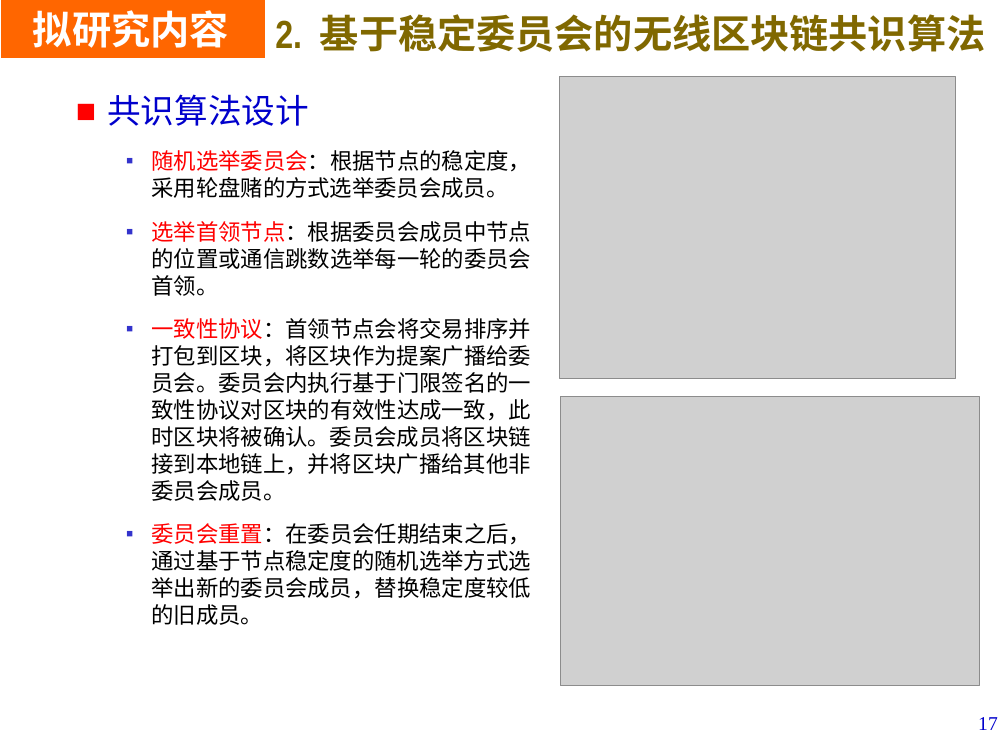
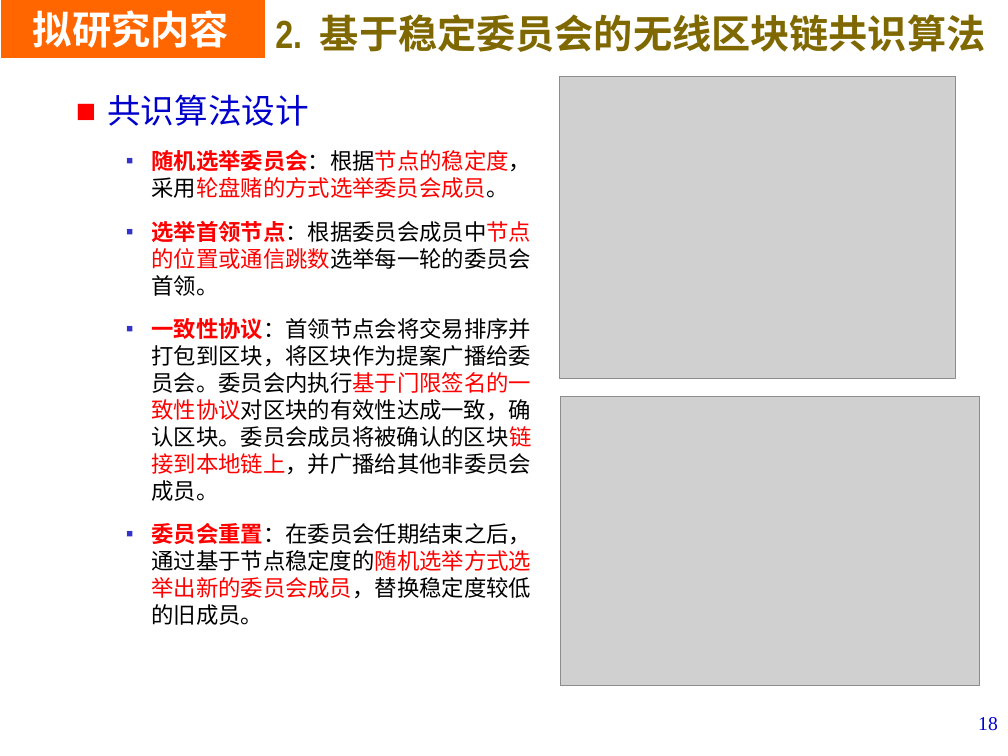
Before and after one commit to LiZhang2021/Blockchain, a slide deck: slide 18 of Doc/PHD_Papers/Thesis_Proposal/开题V4.pptx (slide 17 before the commit). Drawn at 1008x756 pixels with LibreOffice and Linux fonts; fonts in the diff are those of the drawing; grey boxes stand for pictures; background and template pictures are left out. Boxes give left, top, right and bottom in pixels: in the first picture for what was removed or moved away, otherwise in the second. Text is boxed around its words. In the diff, an @@ line names an element or a change of style, - is before the commit and + after.

```diff
--- a/Doc/PHD_Papers/Thesis_Proposal/开题V4.pptx
+++ b/Doc/PHD_Papers/Thesis_Proposal/开题V4.pptx
@@ text at (151, 150, 531, 625): text colour #000000 to #FF0000, bold on in "随机选举委员会：根据节点的稳定度，采用轮盘赌的方式选举委员会成员。", "选举首领节点：根据委员会成员中节点的位置或通信跳数选举每一轮的委员会首领。", "委员会重置：在委员会任期结束之后，通过基于节点稳定度的随机选举方式选举出新的委员会成员，替换稳定度较低的旧成员。" @@
@@ text at (151, 318, 531, 501): text changed @@
-    ■ 一致性协议：首领节点会将交易排序并打包到区块，将区块作为提案广播给委员会。委员会内执行基于门限签名的一致性协议对区块的有效性达成一致，此时区块将被确认。委员会成员将区块链接到本地链上，并将区块广播给其他非委员会成员。
+    ■ 一致性协议：首领节点会将交易排序并打包到区块，将区块作为提案广播给委员会。委员会内执行基于门限签名的一致性协议对区块的有效性达成一致，确认区块。委员会成员将被确认的区块链接到本地链上，并广播给其他非委员会成员。
@@ page number at (978, 717, 998, 731): text changed @@
-17
+18
```
Also in this commit, not shown: 5 other slides changed, 2 slides added, 1 slide removed, 1 other file.
